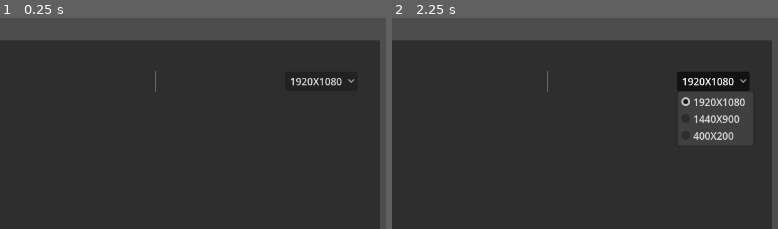
Above: before the commit, frames 1-2 (left to right).
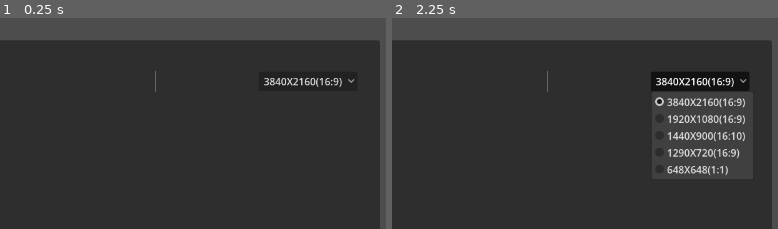
Above: after the commit, the same moments.

Repository: luankaike-code/felpo-jam-2026
Game: Godot game, scene res://scenes/screens/configurations.tscn
The game is run twice, just before and just after one commit, with the same random seed, the same clock (stepped at 60 frames per second) and the same inputs. This scene is started directly instead of the project's main scene. The engine's default icon, where the game draws it, is replaced by a stand-in: a white triangle on a blue panel in a dark square.
Inputs:
- Up to frame 1 (0.25 s): no input
- Up to frame 2 (2.25 s): click "1920X1080" (after the commit: "3840X2160(16:9)") at 0.5 s; click "1920X1080" (after the commit: "3840X2160(16:9)") at 1.25 s; click "1920X1080" (after the commit: "3840X2160(16:9)") at 2 s
The pictures show only the part of the screen within x 50-100%, y 1-51%; the shares and areas given below are measured in that part.

The runs differ from the first frame. In frame 1, 0.4% of the frame differs, in the area x 68-89%, y 28-33%; in frame 2, 3.3%, in the area x 67-92%, y 25-75%.

Commit message:
Change how window is resized and add new resolutions

Diff:
--- a/felpojam-2026-game-code/scenes/HUD/tabs_item/tab_item_config_screen.tscn
+++ b/felpojam-2026-game-code/scenes/HUD/tabs_item/tab_item_config_screen.tscn
@@ -3,6 +3,9 @@
 [ext_resource type="PackedScene" uid="uid://bxcp8tykb7pbj" path="res://scenes/HUD/tabs_item/tab_item.tscn" id="1_oxwp0"]
 [ext_resource type="PackedScene" uid="uid://8duy5yc6rwku" path="res://scenes/HUD/config_field.tscn" id="2_00ejy"]
 [ext_resource type="Script" uid="uid://hulwq1eihojr" path="res://scripts/HUD/tabs_item/tab_item_config_screen.gd" id="2_ic0pe"]
+[ext_resource type="PackedScene" uid="uid://fyym3qkeufgw" path="res://scenes/entitys/stamp_set.tscn" id="4_hsmpo"]
+[ext_resource type="PackedScene" uid="uid://cccp0nbwda3rg" path="res://scenes/entitys/ink_stand.tscn" id="5_pvw2m"]
+[ext_resource type="PackedScene" uid="uid://dn0xy2d56orj6" path="res://scenes/entitys/paper.tscn" id="6_qvsno"]
 
 [node name="TabItemConfigScreen" unique_id=2014896234 instance=ExtResource("1_oxwp0")]
 script = ExtResource("2_ic0pe")
@@ -17,3 +20,12 @@
 [node name="Resolutions" type="OptionButton" parent="MarginContainer/ScrollContainer/MarginContainer/VBoxContainer/ScreenResolution" index="2" unique_id=660520254]
 layout_mode = 2
 size_flags_horizontal = 10
+
+[node name="StampSet" parent="MarginContainer/ScrollContainer/MarginContainer/VBoxContainer/ScreenResolution/Resolutions" index="1" unique_id=296592520 instance=ExtResource("4_hsmpo")]
+position = Vector2(447, 817)
+
+[node name="InkStand" parent="MarginContainer/ScrollContainer/MarginContainer/VBoxContainer/ScreenResolution/Resolutions" index="2" unique_id=920137688 instance=ExtResource("5_pvw2m")]
+position = Vector2(-419, 785)
+
+[node name="Paper" parent="MarginContainer/ScrollContainer/MarginContainer/VBoxContainer/ScreenResolution/Resolutions" index="3" unique_id=449771312 instance=ExtResource("6_qvsno")]
+position = Vector2(-10, 767)
--- a/felpojam-2026-game-code/scripts/HUD/tabs_item/tab_item_config_screen.gd
+++ b/felpojam-2026-game-code/scripts/HUD/tabs_item/tab_item_config_screen.gd
@@ -3,9 +3,11 @@
 @onready var resolution_drop_menu := $MarginContainer/ScrollContainer/MarginContainer/VBoxContainer/ScreenResolution/Resolutions as OptionButton
 
 var resolutions: Dictionary[String, Vector2i] = {
-	"1920X1080": Vector2i(1920, 1080),
-	"1440X900": Vector2i(1440, 900),
-	"400X200": Vector2i(400, 200),
+	"3840X2160(16:9)": Vector2i(3840, 2160),
+	"1920X1080(16:9)": Vector2i(1920, 1080),
+	"1440X900(16:10)": Vector2i(1440, 900),
+	"1290X720(16:9)": Vector2i(1290, 720),
+	"648X648(1:1)": Vector2i(648, 648),
 }
 
 func _ready() -> void:
@@ -19,5 +21,7 @@
 func resolution_selected(resolution_index: int) -> void:
 	var resolution_key: String = resolutions.keys()[resolution_index]
 	var resolution := resolutions[resolution_key]
-	print(resolution, resolution_index, resolution_drop_menu.get_item_text(resolution_index))
-	DisplayServer.window_set_size(resolution)
+
+	get_window().size = resolution
+	get_window().content_scale_size = resolution
+	#DisplayServer.window_set_size(resolution)
